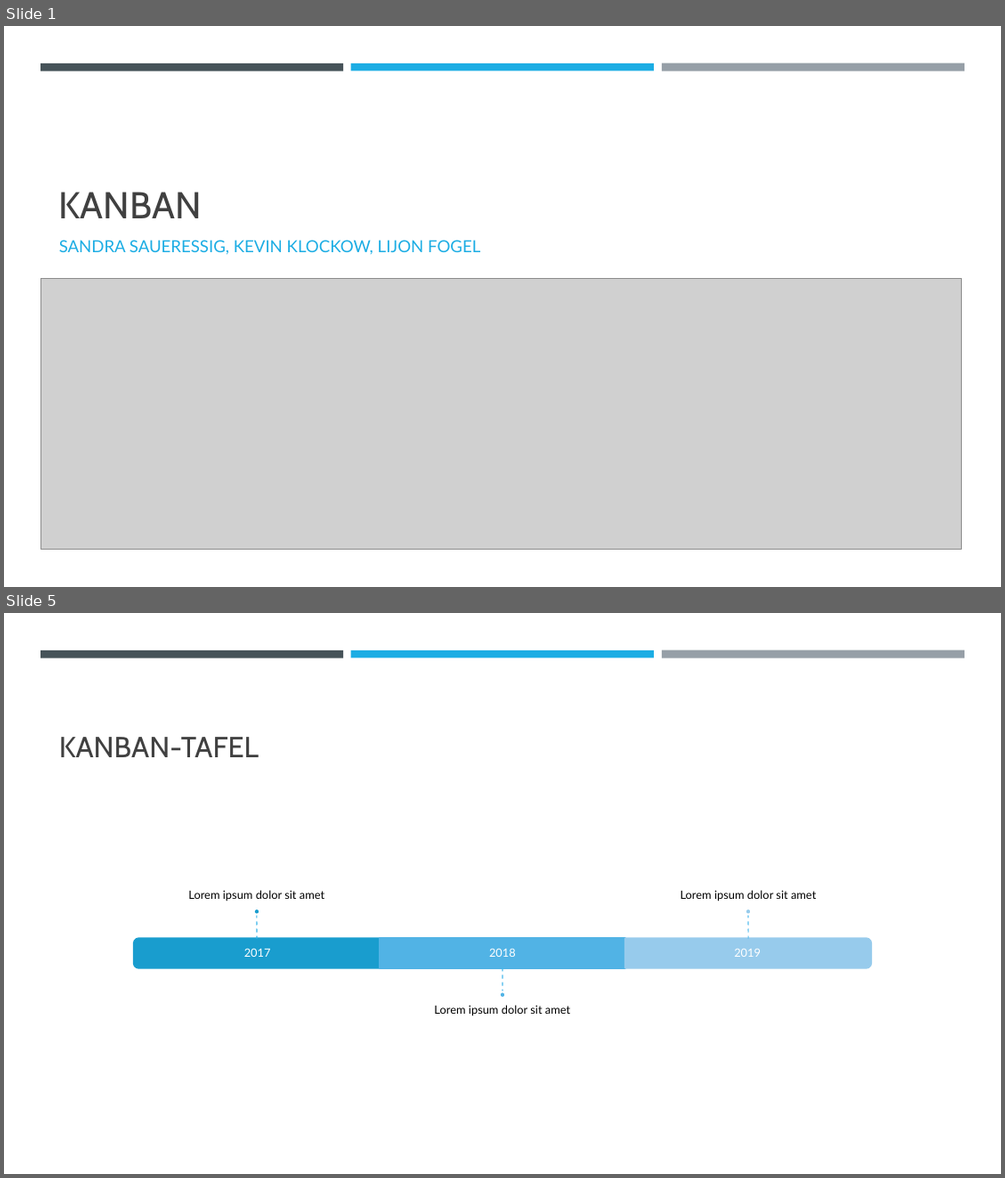
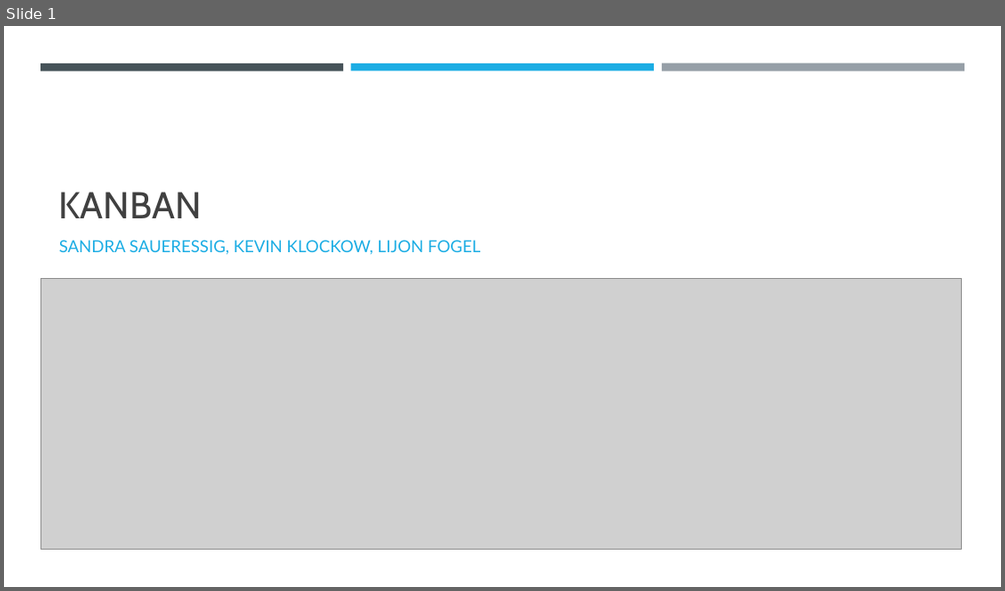
Before and after one commit to Semoxea/IF11C, a slide deck: IF11C/PlusD/Files/Kanban.pptx. Shown one above the other, each under a label of ours: slides 1 and 5 before the commit, slide 1 after it; the slides between them are not shown. The pictures are 1005x1178 and 1005x591 pixels, drawn with LibreOffice and Linux fonts; fonts in the diff are those of the drawing; grey boxes stand for pictures. Boxes give left, top, right and bottom in pixels: in the first picture for what was removed or moved away, otherwise in the second. Text is boxed around its words. In the diff, an @@ line names an element or a change of style, - is before the commit and + after.

```diff
--- a/IF11C/PlusD/Files/Kanban.pptx
+++ b/IF11C/PlusD/Files/Kanban.pptx
@@ slide 5 removed at [4, 613, 1001, 1174], background #FFFFFF @@
@@ rectangle removed at [40, 650, 343, 657] @@
@@ rectangle removed at [351, 650, 654, 657] @@
@@ rectangle removed at [662, 650, 964, 658] @@
@@ title removed at [59, 737, 259, 757] @@
-KANBAN-TAFEL
@@ group removed at [134, 890, 871, 1016]: 6 texts, 3 lines, 3 ellipses, 2 round same rects, 1 rectangle @@
-2017
-Lorem ipsum dolor sit amet
-2018
-Lorem ipsum dolor sit amet
-2019
-Lorem ipsum dolor sit amet
```
Also in this commit, not shown: 4 slides changed, 2 slides added, 13 other files.
